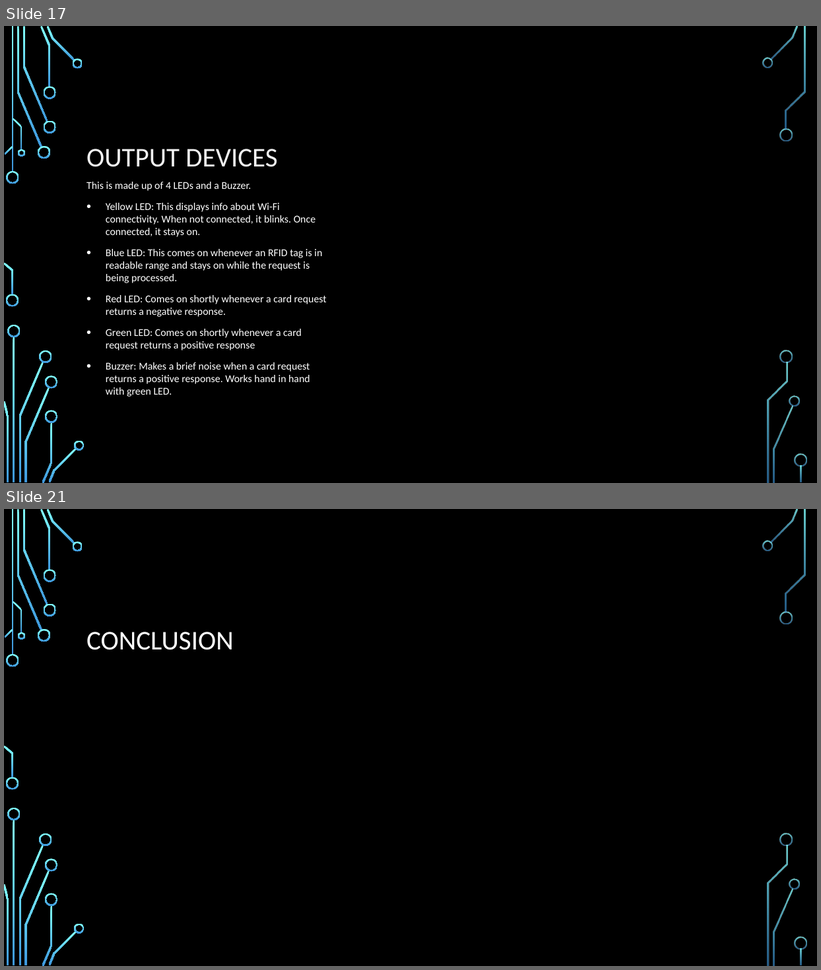
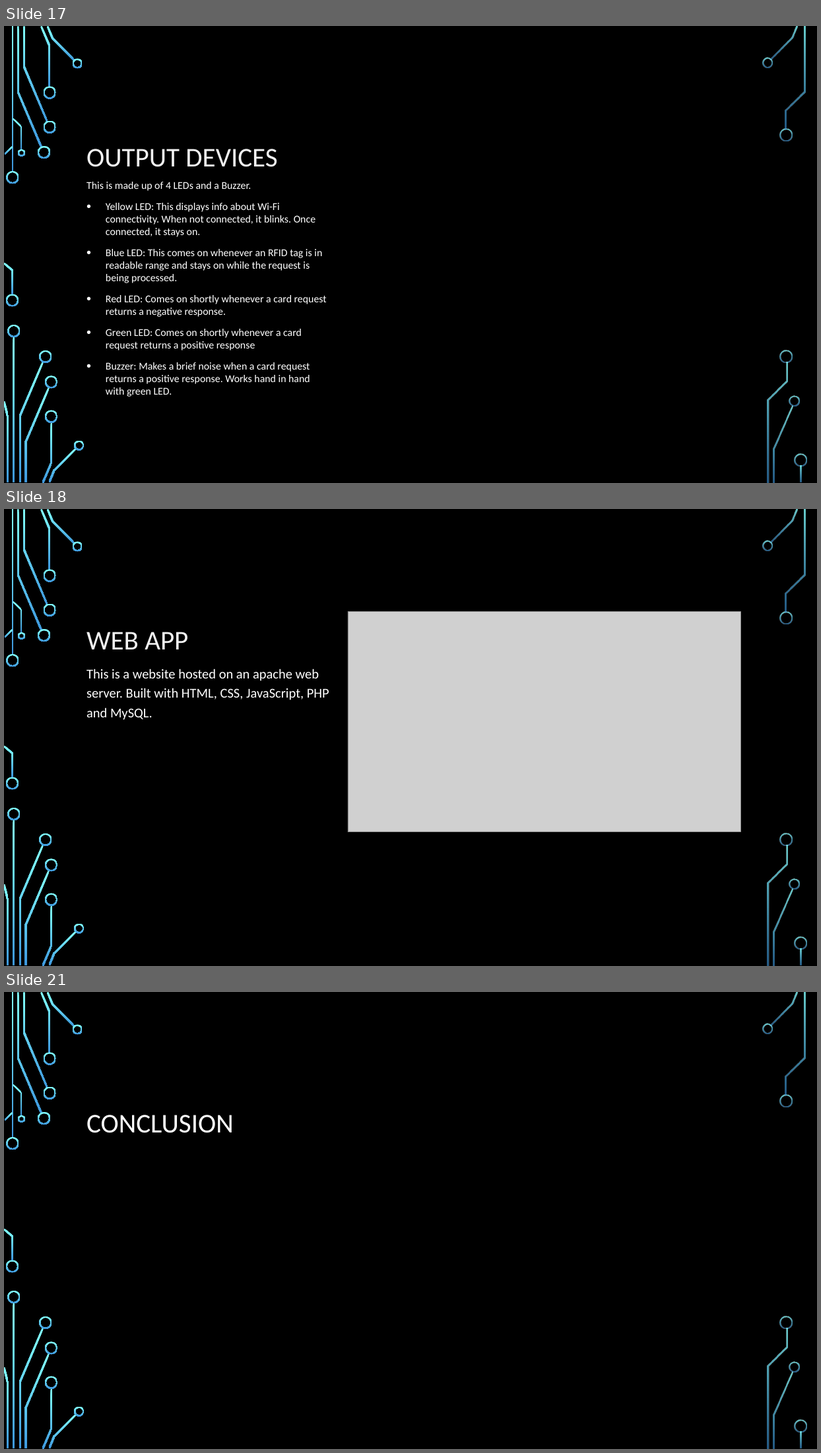
Before and after one commit to Emerald2240/CEE-Project, a slide deck: DESIGN AND IMPLEMENTATION OF A WEB-BASED SMART RFID.pptx. Shown one above the other, each under a label of ours: slides 17 and 21 before the commit, slides 17, 18 and 21 after it; the slides between them are not shown. The pictures are 821x970 and 821x1453 pixels, drawn with LibreOffice and Linux fonts; fonts in the diff are those of the drawing; grey boxes stand for pictures; background and template pictures are left out. Boxes give left, top, right and bottom in pixels: in the first picture for what was removed or moved away, otherwise in the second. Text is boxed around its words. In the diff, an @@ line names an element or a change of style, - is before the commit and + after.

```diff
--- a/DESIGN AND IMPLEMENTATION OF A WEB-BASED SMART RFID.pptx
+++ b/DESIGN AND IMPLEMENTATION OF A WEB-BASED SMART RFID.pptx
@@ slide 18 added at (4,509,817,966), background picture (left out); not listed: 36 template elements that a slide beside it also shows @@
@@ picture added at (348,611,741,832) @@
@@ title added at (86,632,188,650), 32 pt, text #F2F2F2 @@
+WEB APP
@@ text added at (86,669,329,720), 16 pt, text #FFFFFF @@
+This is a website hosted on an apache web server. Built with HTML, CSS, JavaScript, PHP and MySQL.
```
Also in this commit, not shown: 2 slides changed, 1 slide removed, 5 other files.
